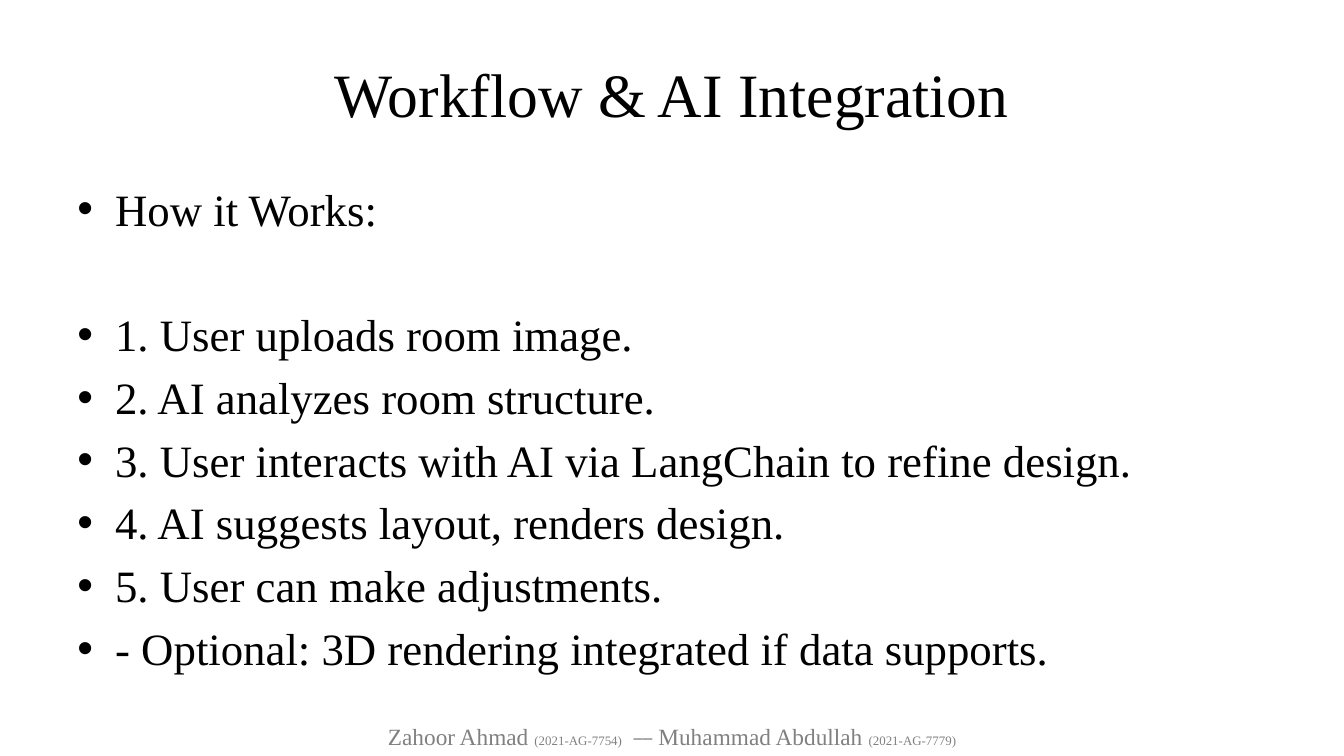
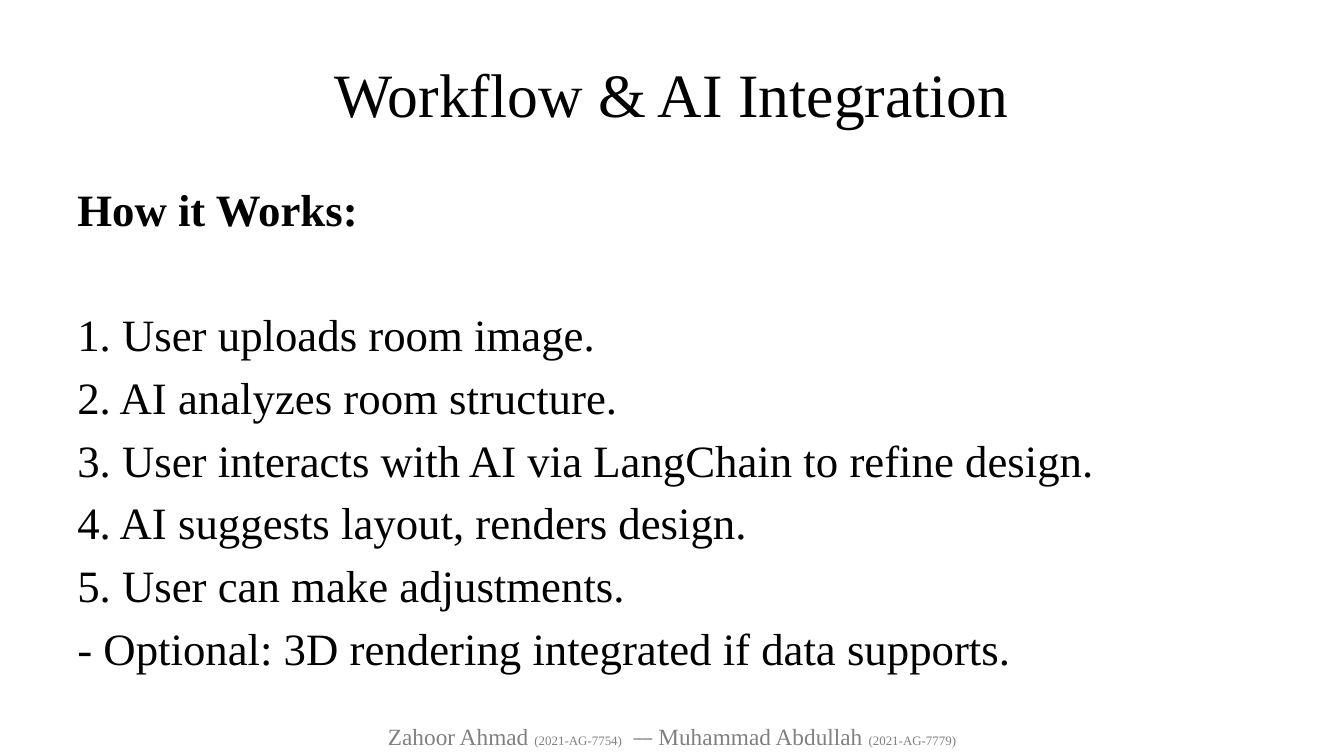
Before and after one commit to zahooronly/FYP, a slide deck: slide 7 of FYP AI Based Interior Design Zahoor - Abdullah.pptx. Drawn at 1344x756 pixels with LibreOffice and Linux fonts; fonts in the diff are those of the drawing. Boxes give left, top, right and bottom in pixels: in the first picture for what was removed or moved away, otherwise in the second. Text is boxed around its words. In the diff, an @@ line names an element or a change of style, - is before the commit and + after.

```diff
--- a/FYP AI Based Interior Design Zahoor - Abdullah.pptx
+++ b/FYP AI Based Interior Design Zahoor - Abdullah.pptx
@@ text "How it Works:" at (77, 195, 1093, 675): bold on in "How it Works:"; bullet • to none @@
```
Also in this commit, not shown: 7 other slides changed, 1 other file.
